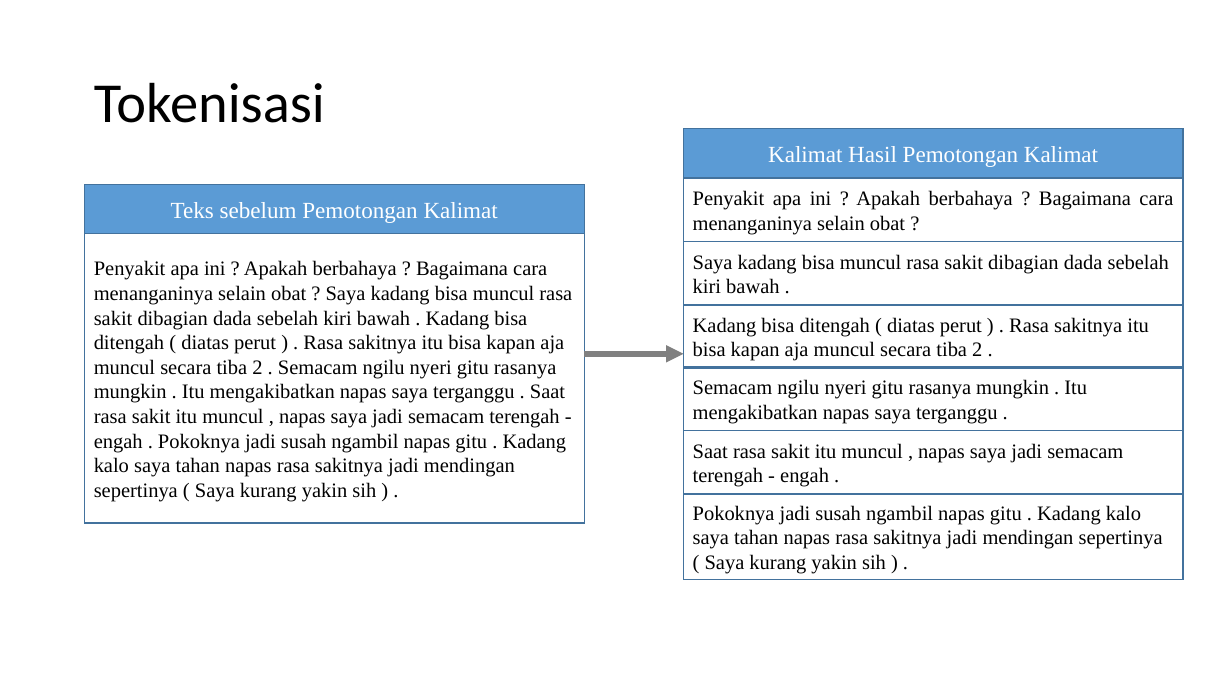
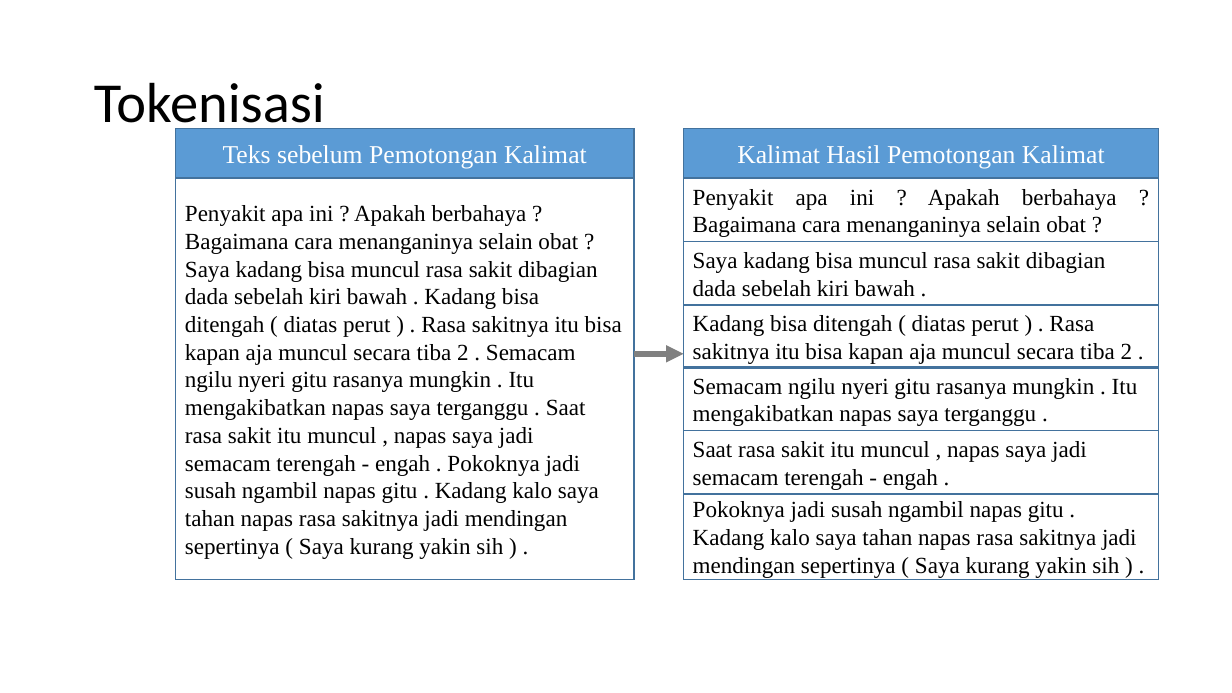
Before and after one commit to valdirachman/srl-doc, a slide deck: slide 4 of images/MER for QA.pptx. Drawn at 1232x693 pixels with LibreOffice and Linux fonts; fonts in the diff are those of the drawing. Boxes give left, top, right and bottom in pixels: in the first picture for what was removed or moved away, otherwise in the second. Text is boxed around its words. In the diff, an @@ line names an element or a change of style, - is before the commit and + after.

```diff
--- a/images/MER for QA.pptx
+++ b/images/MER for QA.pptx
@@ rectangle "Teks sebelum Pemotongan Kalimat" at box(176, 128, 634, 178): size 18 to 20 pt @@
@@ rectangle "Teks sebelum Pemotongan Kalimat": place and size @@
-rectangle "Teks sebelum Pemotongan Kalimat" at box(85, 185, 585, 234)
+rectangle "Teks sebelum Pemotongan Kalimat" at box(176, 128, 634, 178)
@@ rectangle "Kalimat Hasil Pemotongan Kalimat": place and size @@
-rectangle "Kalimat Hasil Pemotongan Kalimat" at box(684, 128, 1184, 177)
+rectangle "Kalimat Hasil Pemotongan Kalimat" at box(684, 128, 1159, 177)
@@ rectangle "Kalimat Hasil Pemotongan Kalimat" at box(684, 128, 1159, 177): size 18 to 20 pt @@
@@ size 16 to 18 pt in 7 elements at box(684, 431, 1159, 494), box(684, 178, 1159, 242), box(684, 241, 1159, 305), box(684, 305, 1159, 369), box(684, 367, 1159, 431), box(684, 494, 1159, 579), box(176, 178, 634, 580) @@
@@ rectangle "Penyakit apa ini ? Apakah ...": place and size @@
-rectangle "Penyakit apa ini ? Apakah ..." at box(85, 234, 585, 523)
+rectangle "Penyakit apa ini ? Apakah ..." at box(176, 178, 634, 580)
@@ rectangle "Penyakit apa ini ? Apakah ...": place and size @@
-rectangle "Penyakit apa ini ? Apakah ..." at box(684, 178, 1184, 242)
+rectangle "Penyakit apa ini ? Apakah ..." at box(684, 178, 1159, 242)
@@ rectangle "Saya kadang bisa muncul rasa ...": place and size @@
-rectangle "Saya kadang bisa muncul rasa ..." at box(684, 241, 1184, 305)
+rectangle "Saya kadang bisa muncul rasa ..." at box(684, 241, 1159, 305)
@@ rectangle "Kadang bisa ditengah ( diatas ...": place and size @@
-rectangle "Kadang bisa ditengah ( diatas ..." at box(684, 305, 1184, 369)
+rectangle "Kadang bisa ditengah ( diatas ..." at box(684, 305, 1159, 369)
@@ arrow moved from (584, 354) - (684, 354) to (634, 354) - (684, 354) @@
@@ rectangle "Semacam ngilu nyeri gitu rasanya ...": place and size @@
-rectangle "Semacam ngilu nyeri gitu rasanya ..." at box(684, 367, 1184, 431)
+rectangle "Semacam ngilu nyeri gitu rasanya ..." at box(684, 367, 1159, 431)
@@ rectangle "Saat rasa sakit itu muncul ...": place and size @@
-rectangle "Saat rasa sakit itu muncul ..." at box(684, 431, 1184, 494)
+rectangle "Saat rasa sakit itu muncul ..." at box(684, 431, 1159, 494)
@@ rectangle "Pokoknya jadi susah ngambil napas ...": place and size @@
-rectangle "Pokoknya jadi susah ngambil napas ..." at box(684, 494, 1184, 579)
+rectangle "Pokoknya jadi susah ngambil napas ..." at box(684, 494, 1159, 579)
```
Also in this commit, not shown: 9 other slides changed, 2 slides added, 48 other files.
